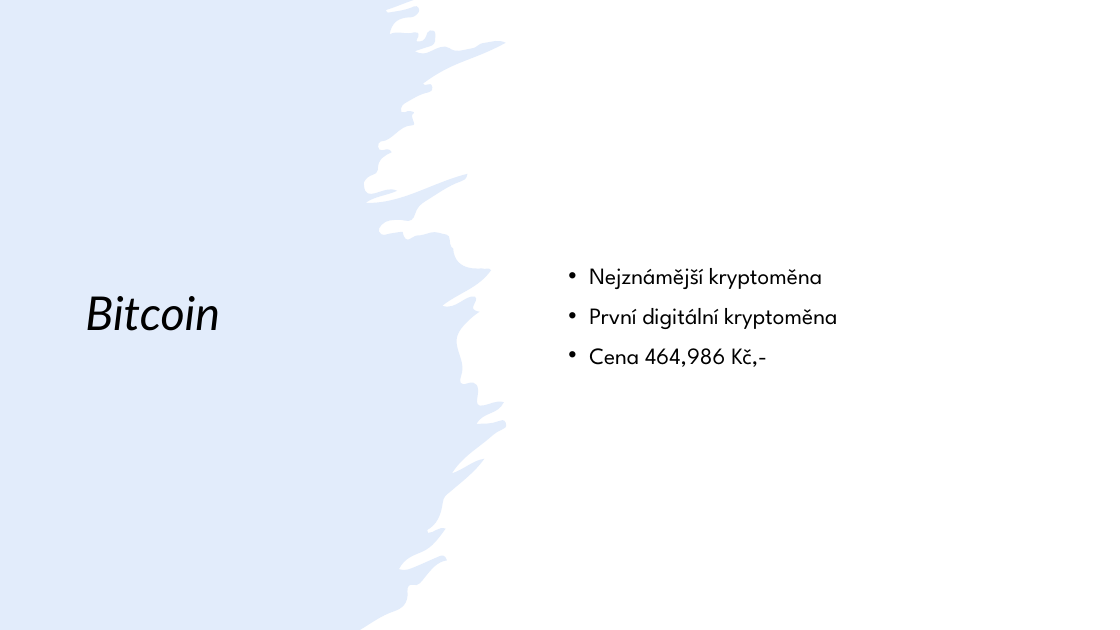
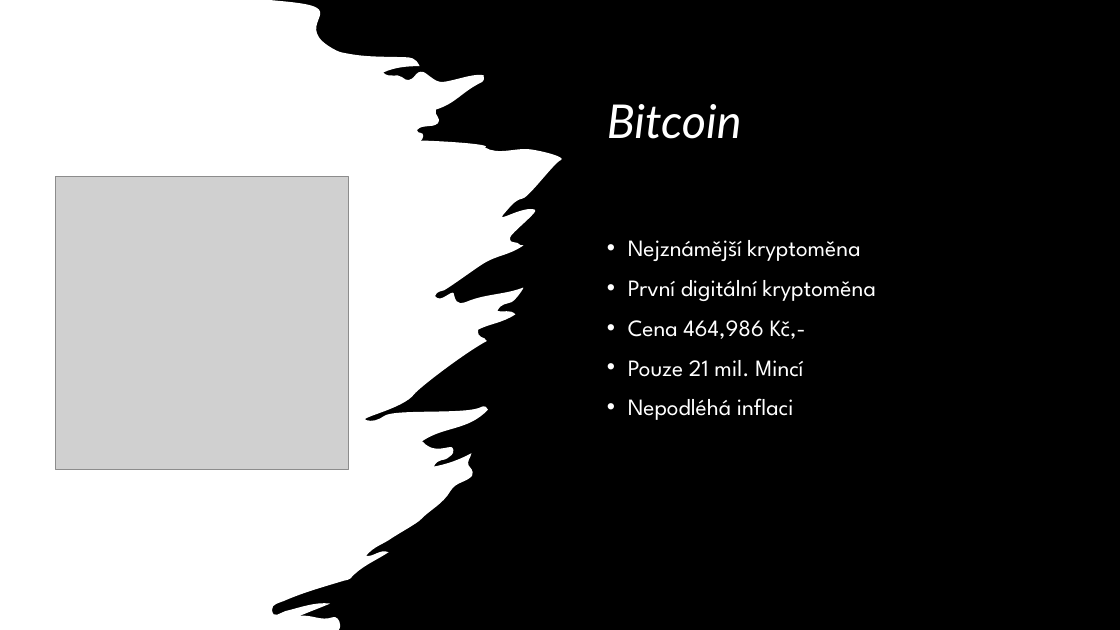
Before and after one commit to kuba384/Jirasek, a slide deck: slide 12 of Presentation.pptx (slide 11 before the commit). Drawn at 1120x630 pixels with LibreOffice and Linux fonts; fonts in the diff are those of the drawing; grey boxes stand for pictures. Boxes give left, top, right and bottom in pixels: in the first picture for what was removed or moved away, otherwise in the second. Text is boxed around its words. In the diff, an @@ line names an element or a change of style, - is before the commit and + after.

```diff
--- a/Presentation.pptx
+++ b/Presentation.pptx
@@ background #FFFFFF to #000000 @@
@@ rectangle at [0, 0, 1120, 630]: fill #FFFFFF to #000000 @@
@@ freeform shape: place and size @@
-freeform shape at [0, 0, 507, 630]
+freeform shape at [0, 0, 562, 630]
@@ freeform shape at [0, 0, 562, 630]: fill #6EA0EE at 20% opacity to #FFFFFF @@
@@ title "Bitcoin": place and size @@
-title "Bitcoin" at [85, 296, 220, 331]
+title "Bitcoin" at [607, 104, 742, 139]
@@ title "Bitcoin" at [607, 104, 742, 139]: text colour #000000 to #FFFFFF @@
@@ picture added at [55, 177, 349, 470] @@
@@ text "Nejznámější kryptoměna": place and size @@
-text "Nejznámější kryptoměna" at [589, 268, 837, 367]
+text "Nejznámější kryptoměna" at [628, 240, 876, 420]
@@ text "Nejznámější kryptoměna" at [628, 240, 876, 420]: vertical alignment middle to top @@
@@ text at [628, 240, 876, 339]: text colour #000000 to #FFFFFF in "Nejznámější kryptoměna", "První digitální kryptoměna", "Cena 464,986 Kč,-" @@
@@ text at [628, 360, 803, 420]: paragraphs added @@
+• Pouze 21 mil. Mincí
+• Nepodléhá inflaci
```
Also in this commit, not shown: 7 other slides changed, 4 slides added, 2 slides removed.
